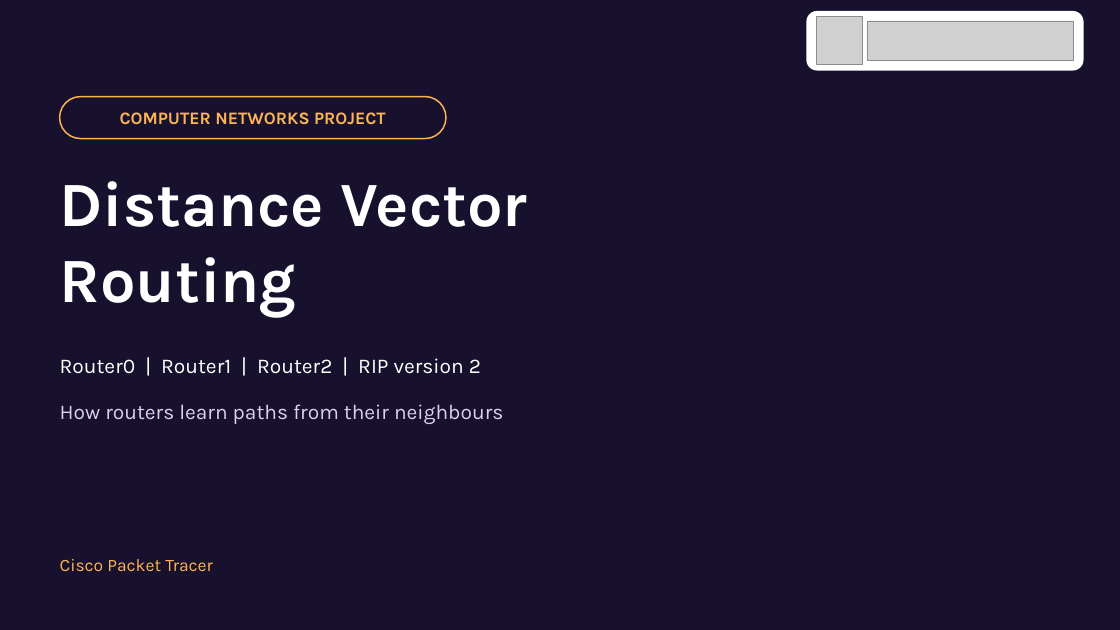
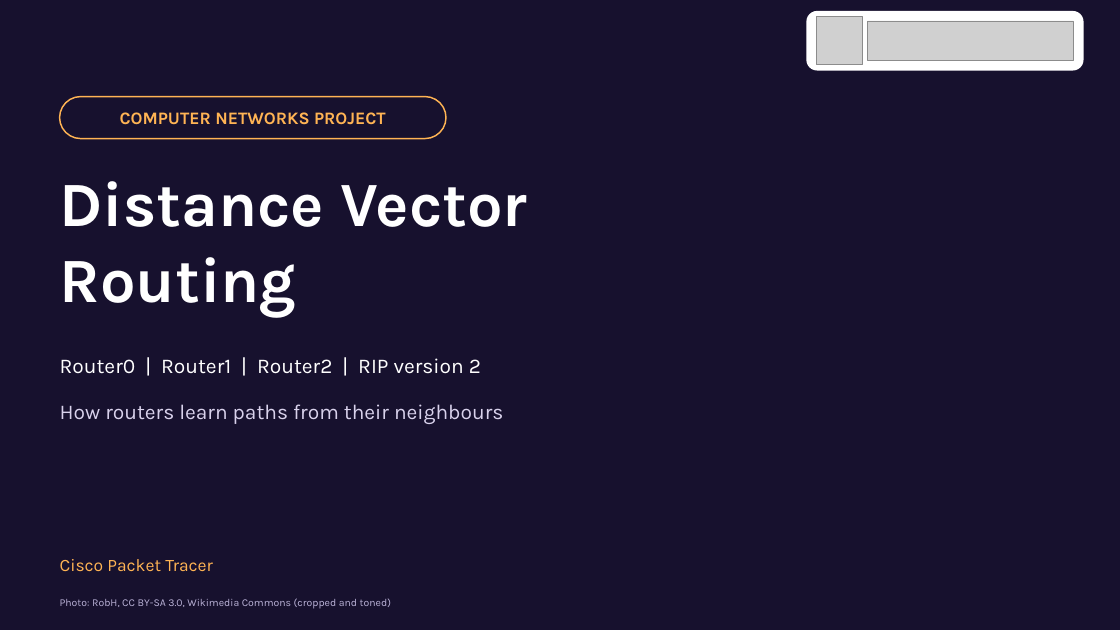
Before and after one commit to ShreeyaBhatt/Distance_Vector_Routing_Packet_Tracer, a slide deck: slide 1 of Distance_Vector_Routing.pptx. Drawn at 1120x630 pixels with LibreOffice and Linux fonts; fonts in the diff are those of the drawing; grey boxes stand for pictures; background and template pictures are left out. Boxes give left, top, right and bottom in pixels: in the first picture for what was removed or moved away, otherwise in the second. Text is boxed around its words. In the diff, an @@ line names an element or a change of style, - is before the commit and + after.

Commit message:
Use real photos in the deck and add viva Q&A guide
Replace the cover and closing images with credited CC BY-SA photographs
of network hardware. Add a PDF of viva and conceptual questions and
answers for the project.

```diff
--- a/Distance_Vector_Routing.pptx
+++ b/Distance_Vector_Routing.pptx
@@ text added at (60,598,391,609), 9 pt, text #B9B1D6 @@
+Photo: RobH, CC BY-SA 3.0, Wikimedia Commons (cropped and toned)
```
Also in this commit, not shown: 1 other slide changed, 1 other file.
